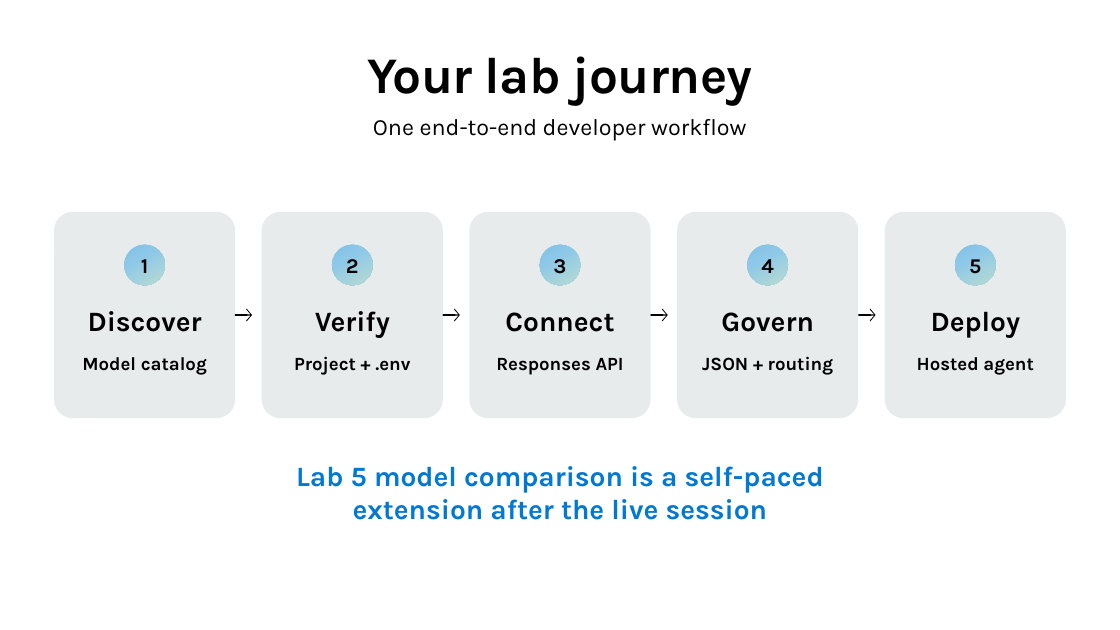
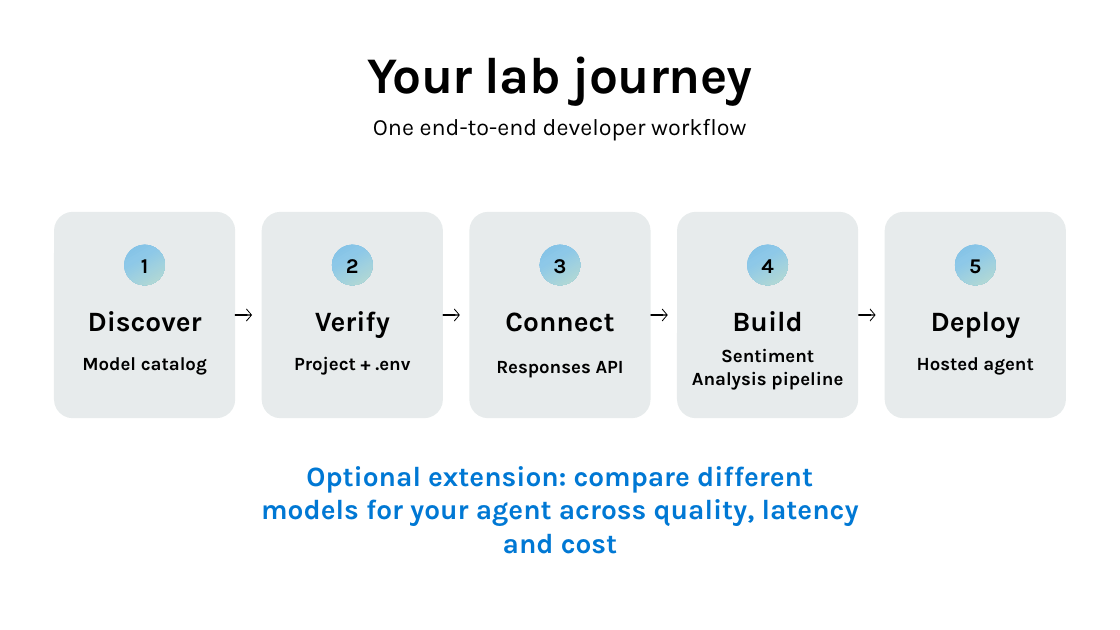
Before and after one commit to microsoft/aitour27-ILL335-building-deploying-ai-agents-with-microsoft-foundry, a slide deck: slide 6 of delivery-resources/ILL335-Attendee-Walkthrough-FY27.pptx. Drawn at 1120x630 pixels with LibreOffice and Linux fonts; fonts in the diff are those of the drawing; background and template pictures are left out. Boxes give left, top, right and bottom in pixels: in the first picture for what was removed or moved away, otherwise in the second. Text is boxed around its words. In the diff, an @@ line names an element or a change of style, - is before the commit and + after.

```diff
--- a/delivery-resources/ILL335-Attendee-Walkthrough-FY27.pptx
+++ b/delivery-resources/ILL335-Attendee-Walkthrough-FY27.pptx
@@ text at <box>732,311,803,332</box>: text changed @@
-Govern
+Build
@@ text at <box>692,348,843,390</box>: text changed @@
-JSON + routing
+Sentiment Analysis pipeline
@@ text at <box>261,466,859,554</box>: text changed @@
-Lab 5 model comparison is a self-paced extension after the live session
+Optional extension: compare different models for your agent across quality, latency and cost
```
Also in this commit, not shown: 2 other slides changed, 2 slides added, 1 slide removed.
